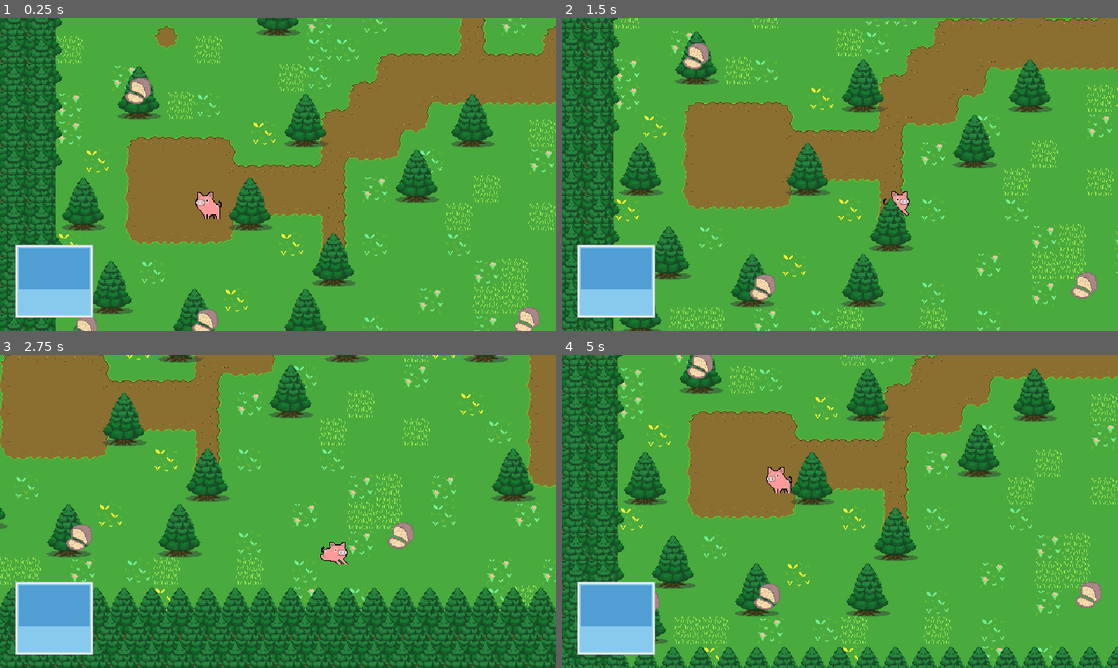
Above: before the commit, frames 1-4 (two rows, left to right).
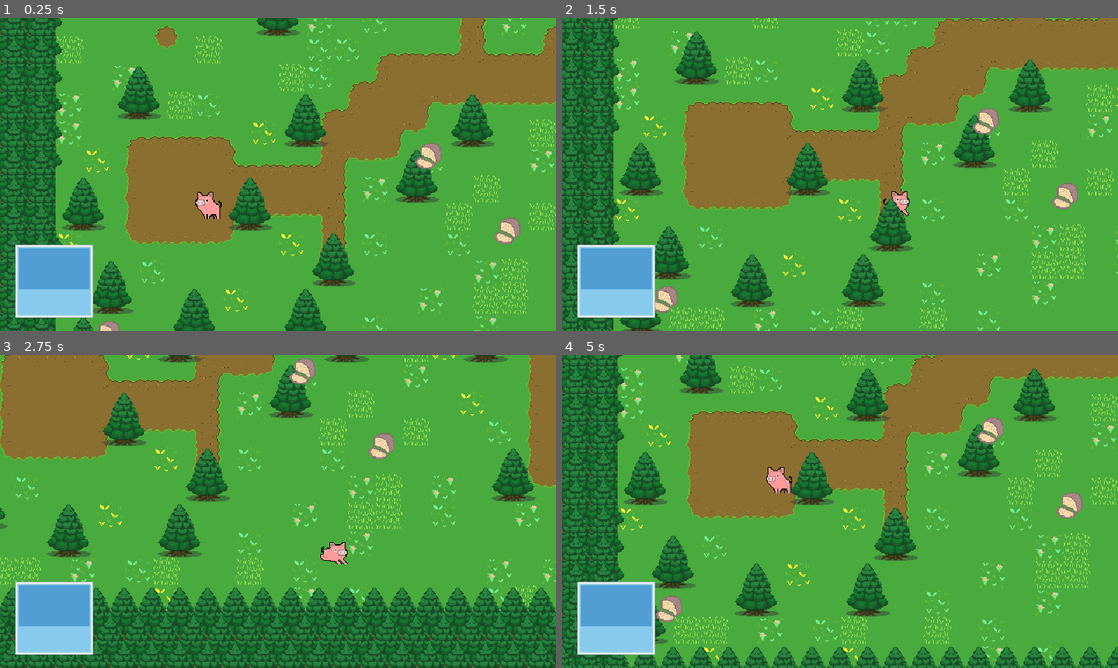
Above: after the commit, the same moments.

Repository: tedosuji/hotncold
Game: Godot game, scene res://src/Main.tscn
The game is run twice, just before and just after one commit, with the same random seed, the same clock (stepped at 60 frames per second) and the same inputs.
Inputs:
- Up to frame 1 (0.25 s): no input
- Up to frame 2 (1.5 s): tap Enter at 0.5 s; hold Right (move_right) 0.53-1.28 s; hold Space (action) 0.53-1.28 s; hold Down (move_down) from 1.28 s (still down); tap Space (action) at 1.35 s
- Up to frame 3 (2.75 s): release Down (move_down) at 2.03 s; hold Right (move_right) from 2.03 s (still down); hold Space (action) from 2.03 s (still down)
- Up to frame 4 (5 s): release Right (move_right) at 2.78 s; release Space (action) at 2.78 s; hold Up (move_up) 2.78-3.53 s; tap Space (action) at 2.85, 4.35 s; hold Space (action) 3.53-4.28 s; hold Left (move_left) from 3.53 s (still down)

The runs differ from the first frame. In frame 1, 1.6% of the frame differs, in the area x 13-97%, y 19-100%; in frame 2, 1.6%; in frame 3, 1.1%; in frame 4, 1.7%, in the area x 16-97%, y 0-86%.

Commit message:
fixed truffle spawn borders

Diff:
--- a/src/Main.gd
+++ b/src/Main.gd
@@ -27,8 +27,8 @@
 			return
 		var truffle = load(TRUFFLE_PATH).instantiate()
 		# Generate a random position for the Truffle
-		var x = randi_range(0, get_viewport().get_visible_rect().size.x-50)
-		var y = randi_range(0, get_viewport().get_visible_rect().size.y-50)
+		var x = randi_range(75, get_viewport().get_visible_rect().size.x-100)
+		var y = randi_range(100, get_viewport().get_visible_rect().size.y-100)
 		truffle.position = Vector2(x, y)
 		add_child(truffle)
 
